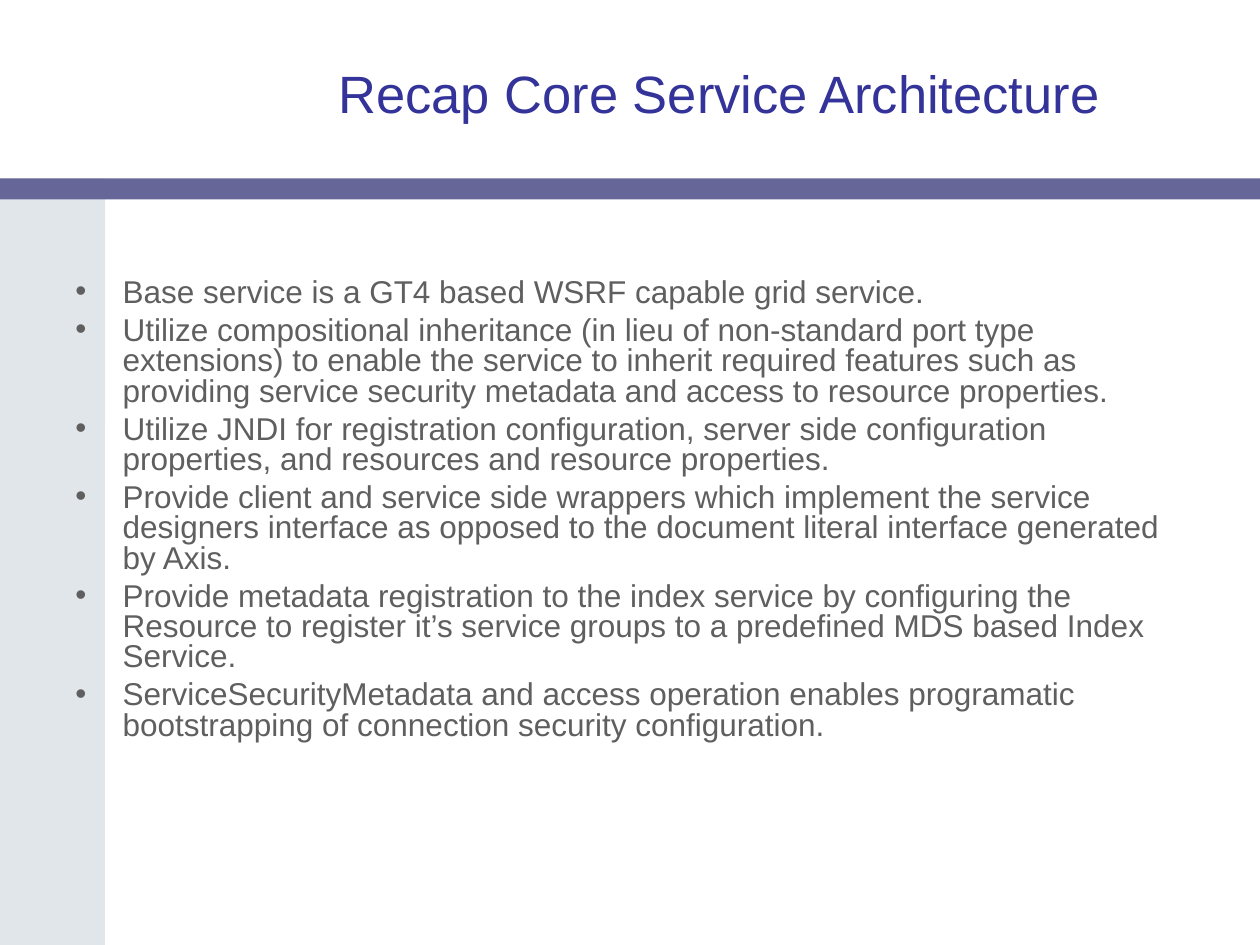
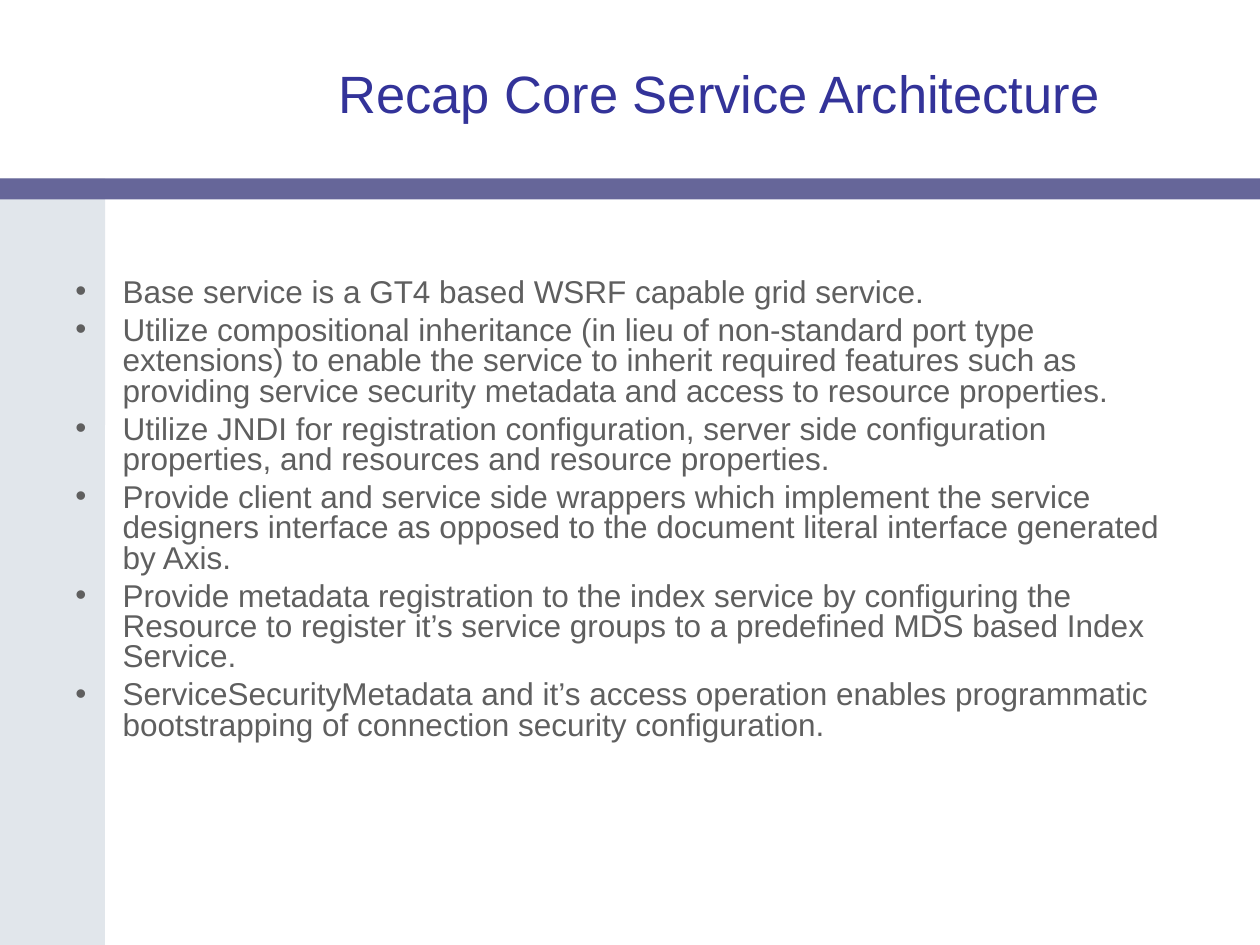
Before and after one commit to NCIP/cagrid-docs, a slide deck: slide 17 of presentations/introduce/Introduce-OGF19.ppt (slide 18 before the commit). Drawn at 1260x945 pixels with LibreOffice and Linux fonts; fonts in the diff are those of the drawing; background and template pictures are left out. Boxes give left, top, right and bottom in pixels: in the first picture for what was removed or moved away, otherwise in the second. Text is boxed around its words. In the diff, an @@ line names an element or a change of style, - is before the commit and + after.

```diff
--- a/presentations/introduce/Introduce-OGF19.ppt
+++ b/presentations/introduce/Introduce-OGF19.ppt
@@ text at (123,682,1147,742): text changed @@
-• ServiceSecurityMetadata and access operation enables programatic bootstrapping of connection security configuration.
+• ServiceSecurityMetadata and it’s access operation enables programmatic bootstrapping of connection security configuration.
```
Also in this commit, not shown: 4 other slides changed, 1 slide removed, 1 other file.
